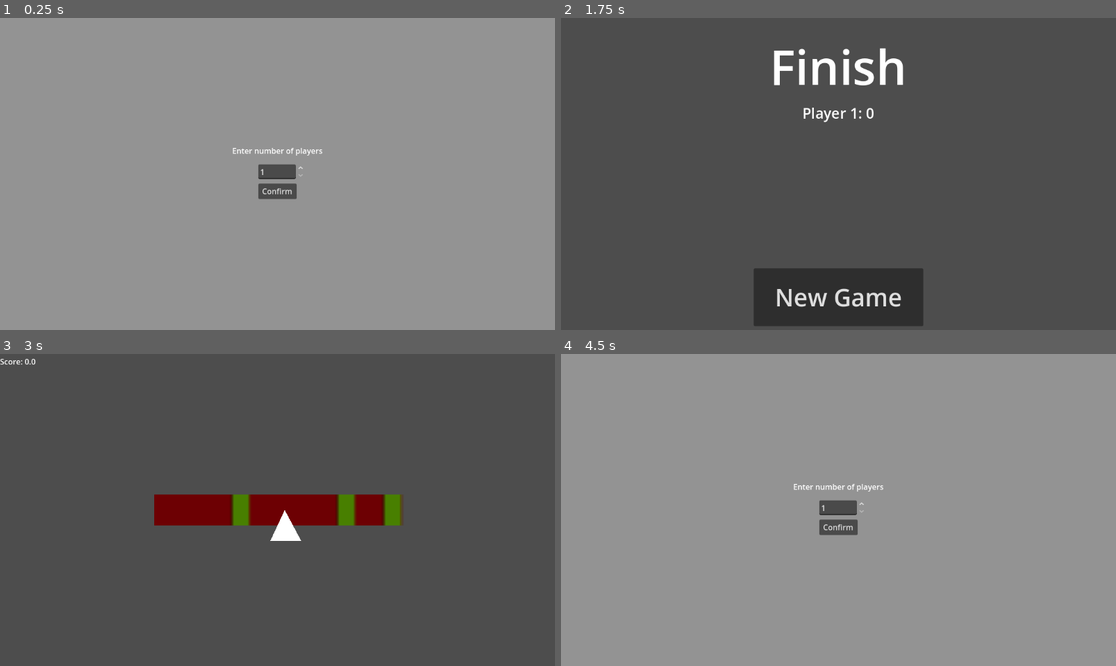
Above: before the commit, frames 1-4 (two rows, left to right).
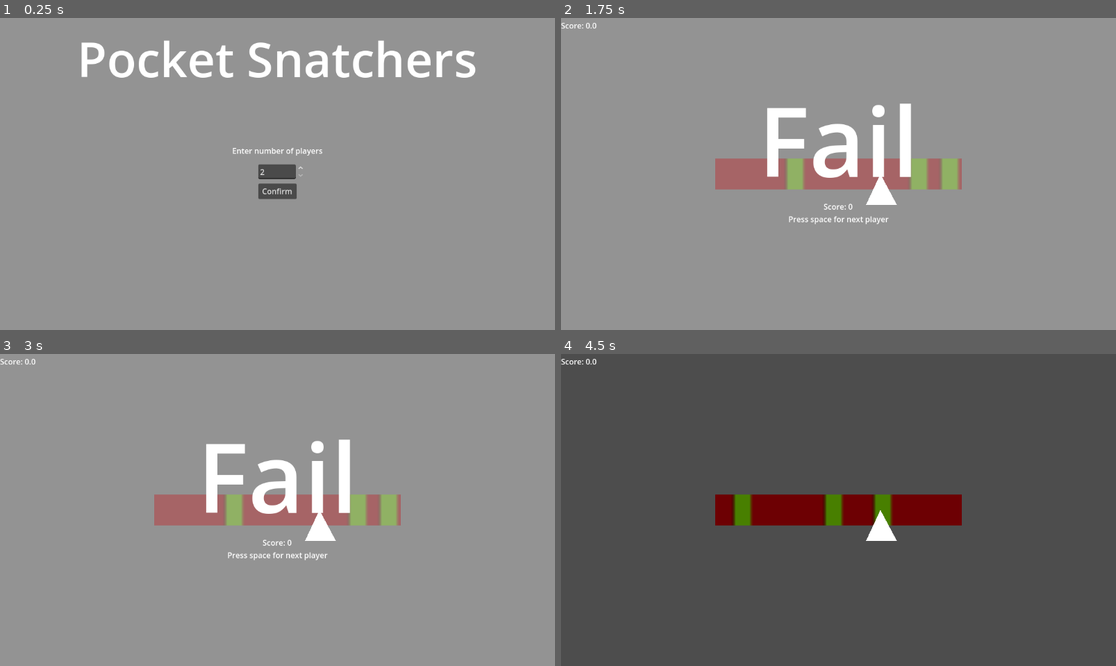
Above: after the commit, the same moments.

Repository: V3AI-Seven/English-Game
Game: Godot game, scene res://mainMenu.tscn
Same seed, same stepped clock (60 frames per second), same inputs: the game is played once before the commit and once after it.
Inputs (mouse positions are in pixels of both pictures, inside the frame that each line leads up to):
- Up to frame 1 (0.25 s): no input
- Up to frame 2 (1.75 s): click "Confirm" at 0.5 s; tap Space at 1.52 s
- Up to frame 3 (3 s): click (277, 634) at 2 s, where only the run before the commit has a clickable "New Game"; click (277, 528) at 2.75 s, where only the run before the commit has a clickable "Confirm"
- Up to frame 4 (4.5 s): tap Space at 3.5, 3.77 s; click (838, 634) at 4.25 s, where only the run before the commit has a clickable "New Game"

The runs differ from the first frame. In frame 1, 2.9% of the frame differs, in the area x 14-86%, y 7-51%; in frame 2, 100%; in frame 3, 100%, in the area x 0-100%, y 0-100%; in frame 4, 100%.

Commit message:
title and player limits

Diff:
--- a/mainMenu.tscn
+++ b/mainMenu.tscn
@@ -39,11 +39,12 @@
 offset_top = -16.0
 offset_right = 56.0
 offset_bottom = 15.0
-min_value = 1.0
-value = 1.0
+min_value = 2.0
+max_value = 8.0
+value = 2.0
 custom_arrow_step = 1.0
 
-[node name="Label" type="Label" parent="playerSelect"]
+[node name="instructions" type="Label" parent="playerSelect"]
 layout_mode = 0
 offset_left = -96.0
 offset_top = -56.0
@@ -60,4 +61,14 @@
 offset_bottom = 56.0
 text = "Confirm"
 
+[node name="Title" type="Label" parent="playerSelect"]
+layout_mode = 0
+offset_left = -416.0
+offset_top = -304.0
+offset_right = 414.0
+offset_bottom = -167.0
+theme_override_font_sizes/font_size = 100
+text = "Pocket Snatchers"
+horizontal_alignment = 1
+
 [connection signal="pressed" from="playerSelect/playerConfirmButton" to="playerSelect" method="playerCountConfirmed"]
